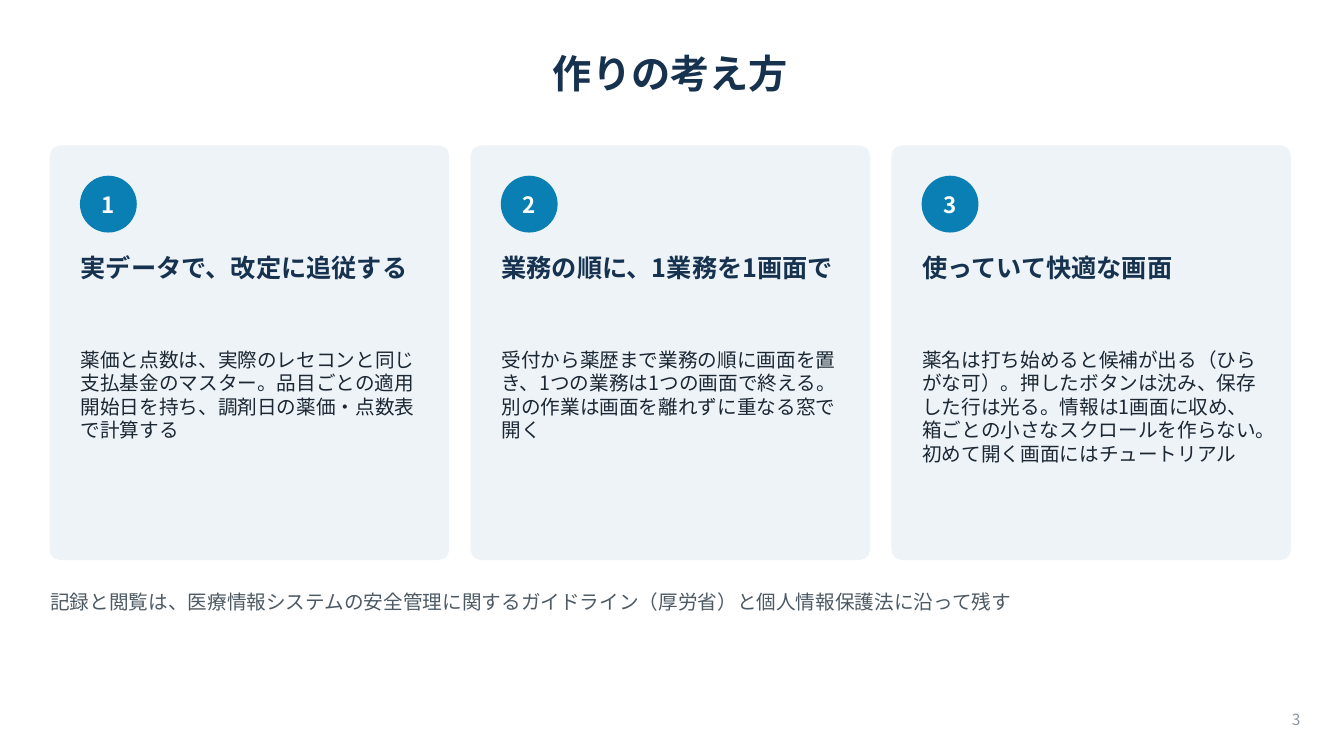
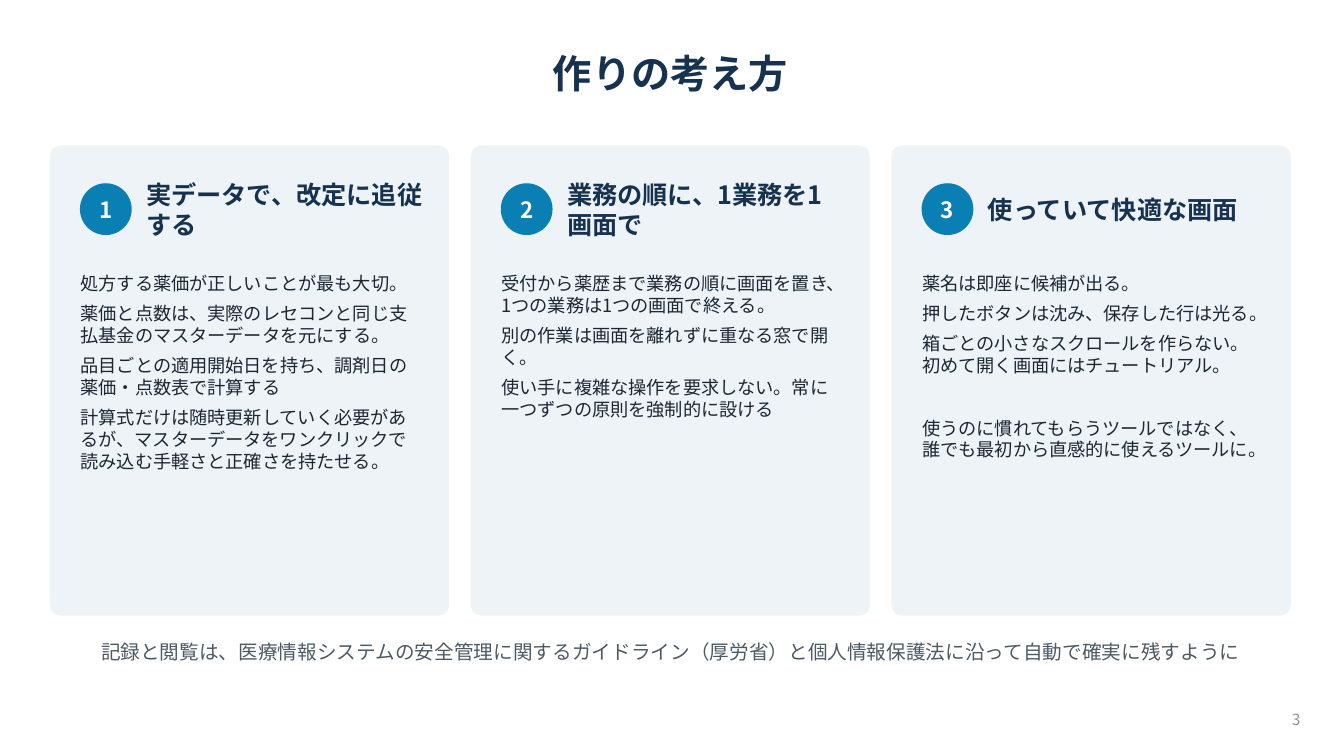
Before and after one commit to Raion613/pharmacy-app, a slide deck: slide 3 of docs/紹介資料.pptx. Drawn at 1344x756 pixels with LibreOffice and Linux fonts; fonts in the diff are those of the drawing. Boxes give left, top, right and bottom in pixels: in the first picture for what was removed or moved away, otherwise in the second. Text is boxed around its words. In the diff, an @@ line names an element or a change of style, - is before the commit and + after.

```diff
--- a/docs/紹介資料.pptx
+++ b/docs/紹介資料.pptx
@@ rounded rectangle: place and size @@
-rounded rectangle at <box>50,146,449,560</box>
+rounded rectangle at <box>50,146,449,615</box>
@@ rounded rectangle: place and size @@
-rounded rectangle at <box>471,146,869,560</box>
+rounded rectangle at <box>471,146,869,615</box>
@@ rounded rectangle: place and size @@
-rounded rectangle at <box>892,146,1291,560</box>
+rounded rectangle at <box>892,146,1291,615</box>
@@ text "実データで、改定に追従する": place and size @@
-text "実データで、改定に追従する" at <box>81,255,408,280</box>
+text "実データで、改定に追従する" at <box>146,182,422,236</box>
@@ text "業務の順に、1業務を1画面で": place and size @@
-text "業務の順に、1業務を1画面で" at <box>501,255,832,280</box>
+text "業務の順に、1業務を1画面で" at <box>567,182,823,207</box>
@@ vertical alignment top to middle in 3 elements at <box>146,182,422,236</box>, <box>567,182,823,207</box>, <box>988,197,1238,222</box> @@
@@ text "使っていて快適な画面": place and size @@
-text "使っていて快適な画面" at <box>922,255,1172,280</box>
+text "使っていて快適な画面" at <box>988,197,1238,222</box>
@@ text "1": place and size @@
-text "1" at <box>102,196,115,213</box>
+text "1" at <box>99,201,112,218</box>
@@ ellipse: place and size @@
-ellipse at <box>81,176,136,232</box>
+ellipse at <box>81,184,131,234</box>
@@ text "2": place and size @@
-text "2" at <box>523,196,536,213</box>
+text "2" at <box>520,201,533,218</box>
@@ ellipse: place and size @@
-ellipse at <box>501,176,557,232</box>
+ellipse at <box>501,184,552,234</box>
@@ text "3": place and size @@
-text "3" at <box>943,196,956,214</box>
+text "3" at <box>941,201,954,219</box>
@@ ellipse: place and size @@
-ellipse at <box>923,176,978,232</box>
+ellipse at <box>923,184,973,234</box>
@@ text at <box>81,274,408,470</box>: text changed; size 14 to 13 pt @@
-薬価と点数は、実際のレセコンと同じ支払基金のマスター。品目ごとの適用開始日を持ち、調剤日の薬価・点数表で計算する
+処方する薬価が正しいことが最も大切。
+薬価と点数は、実際のレセコンと同じ支払基金のマスターデータを元にする。
+品目ごとの適用開始日を持ち、調剤日の薬価・点数表で計算する
+計算式だけは随時更新していく必要があるが、マスターデータをワンクリックで読み込む手軽さと正確さを持たせる。
@@ text at <box>501,274,845,418</box>: text changed; size 14 to 13 pt @@
-受付から薬歴まで業務の順に画面を置き、1つの業務は1つの画面で終える。別の作業は画面を離れずに重なる窓で開く
+受付から薬歴まで業務の順に画面を置き、1つの業務は1つの画面で終える。
+別の作業は画面を離れずに重なる窓で開く。
+使い手に複雑な操作を要求しない。常に一つずつの原則を強制的に設ける
@@ text at <box>922,274,1267,458</box>: text changed; size 14 to 13 pt @@
-薬名は打ち始めると候補が出る（ひらがな可）。押したボタンは沈み、保存した行は光る。情報は1画面に収め、箱ごとの小さなスクロールを作らない。初めて開く画面にはチュートリアル
+薬名は即座に候補が出る。
+押したボタンは沈み、保存した行は光る。
+箱ごとの小さなスクロールを作らない。初めて開く画面にはチュートリアル。
+使うのに慣れてもらうツールではなく、誰でも最初から直感的に使えるツールに。
@@ text at <box>101,642,1239,661</box>: text changed @@
-記録と閲覧は、医療情報システムの安全管理に関するガイドライン（厚労省）と個人情報保護法に沿って残す
+記録と閲覧は、医療情報システムの安全管理に関するガイドライン（厚労省）と個人情報保護法に沿って自動で確実に残すように
```
Also in this commit, not shown: 2 other slides changed.
